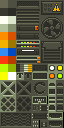
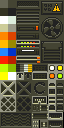
Revision of a layered 64x128 image; what changed, layer by layer:
painted on "Visible" over (0, 0, 64, 128)
